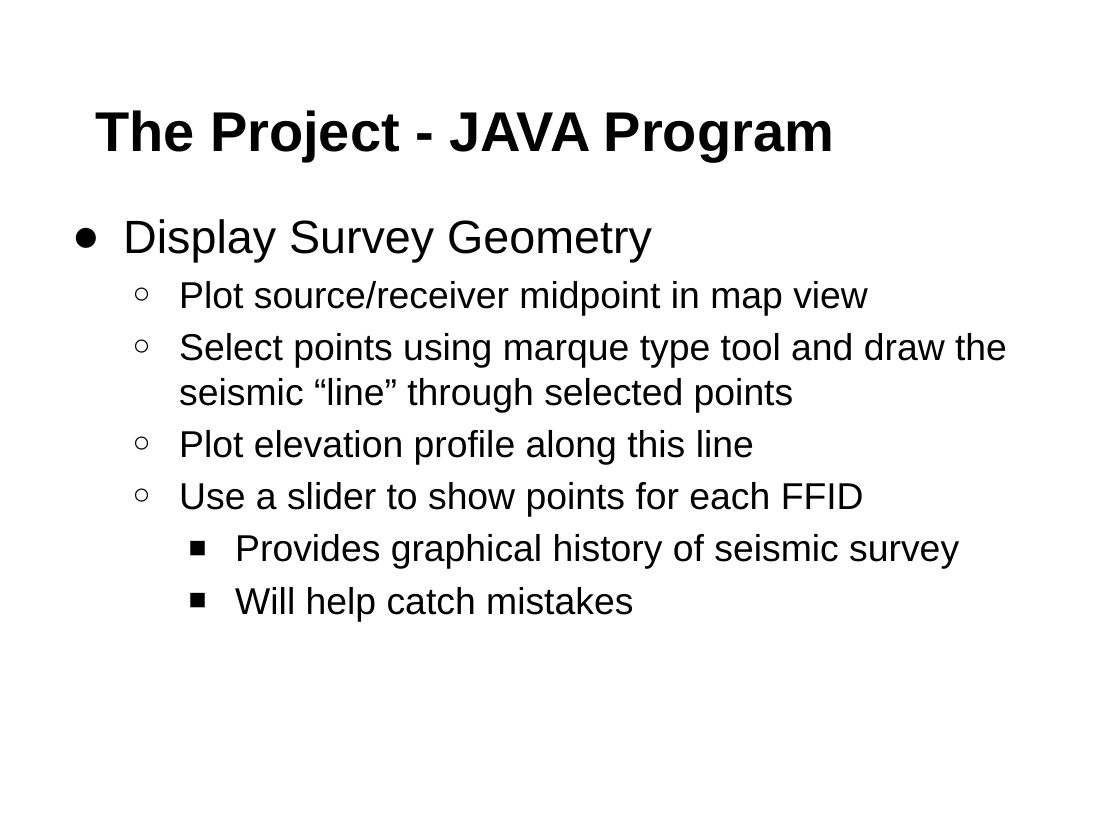
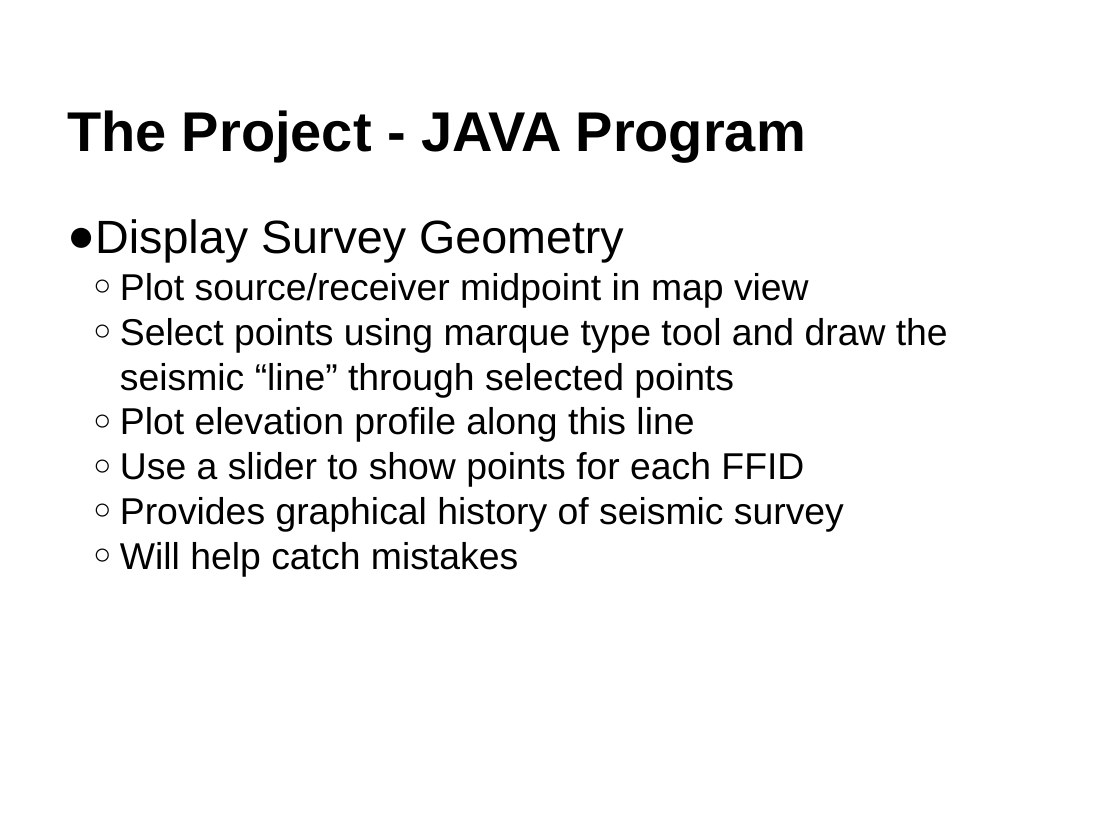
Before and after one commit to ckohnke/gp438, a slide deck: slide 4 of pres_1/Senior Design Pres 1.pptx. Drawn at 1120x840 pixels with LibreOffice and Linux fonts; fonts in the diff are those of the drawing. Boxes give left, top, right and bottom in pixels: in the first picture for what was removed or moved away, otherwise in the second. Text is boxed around its words. In the diff, an @@ line names an element or a change of style, - is before the commit and + after.

```diff
--- a/pres_1/Senior Design Pres 1.pptx
+++ b/pres_1/Senior Design Pres 1.pptx
@@ text "The Project - JAVA Program" at (x1=67, y1=110, x2=806, y2=160): indent changed @@
@@ text "Display Survey Geometry" at (x1=67, y1=219, x2=948, y2=577): indent changed; less space between paragraphs; bullet ■ to ○; list level 3 to 2 in "Provides graphical history of seismic ..."; list level 3 to 2 in "Will help catch mistakes" @@
```
Also in this commit, not shown: 6 other slides changed, 1 slide added, 1 slide removed, 9 other files.
